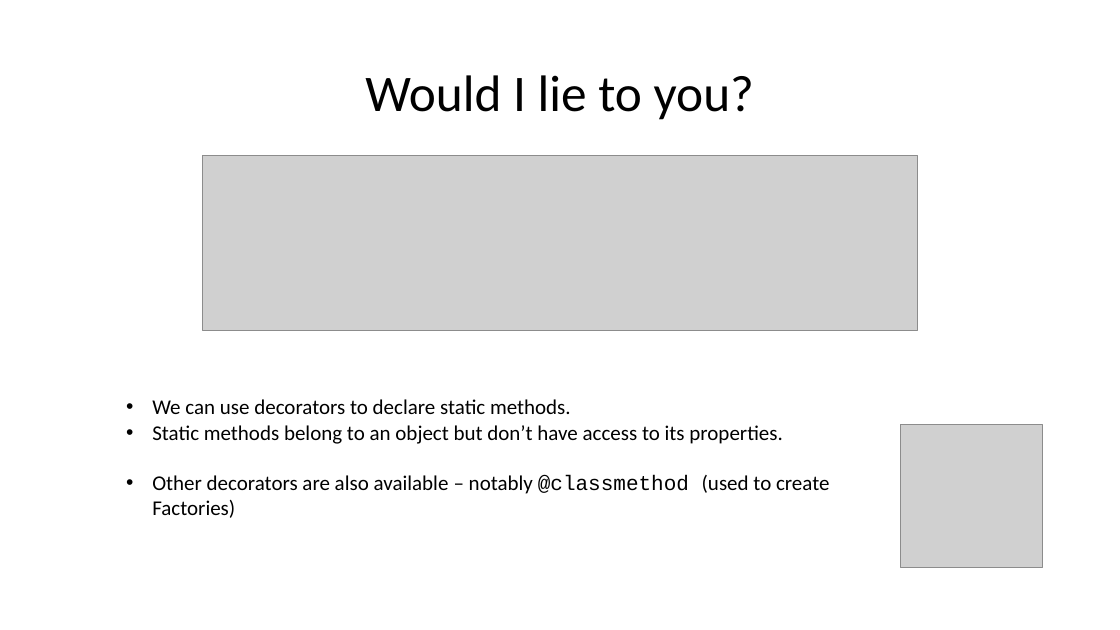
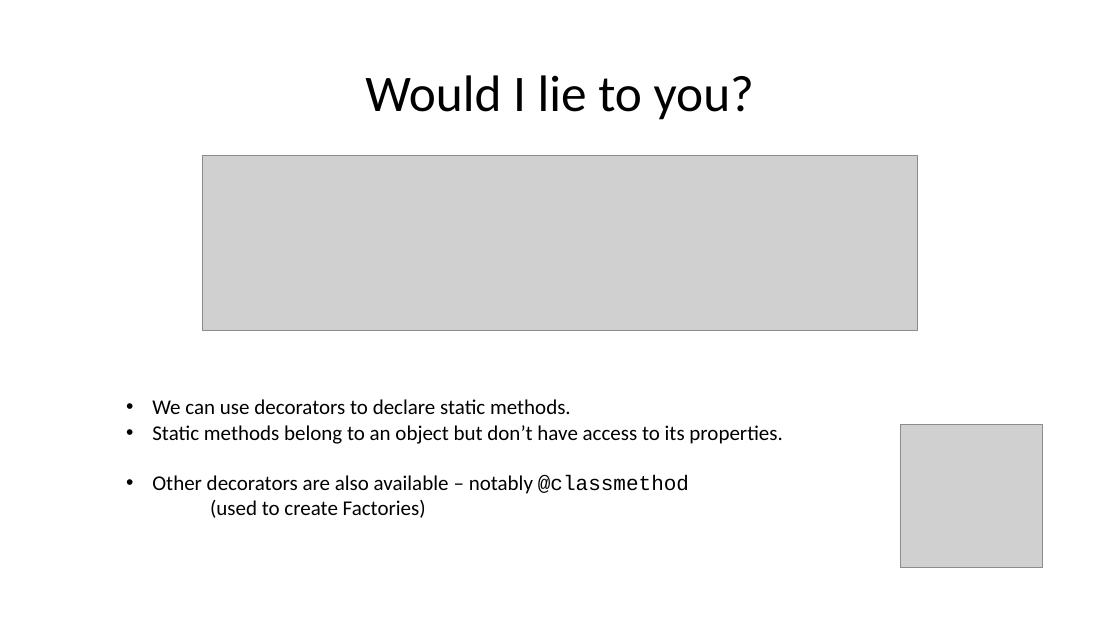
Before and after one commit to wilkotom/python_examples, a slide deck: slide 3 of Python as an additional language/Lesson 6/Session 6.pptx. Drawn at 1120x630 pixels with LibreOffice and Linux fonts; fonts in the diff are those of the drawing; grey boxes stand for pictures. Boxes give left, top, right and bottom in pixels: in the first picture for what was removed or moved away, otherwise in the second. Text is boxed around its words. In the diff, an @@ line names an element or a change of style, - is before the commit and + after.

```diff
--- a/Python as an additional language/Lesson 6/Session 6.pptx
+++ b/Python as an additional language/Lesson 6/Session 6.pptx
@@ text "We can use decorators to ..." rewrapped from <box>152,399,829,494</box> to <box>152,399,782,518</box> @@
```
Also in this commit, not shown: 1 other slide changed.
